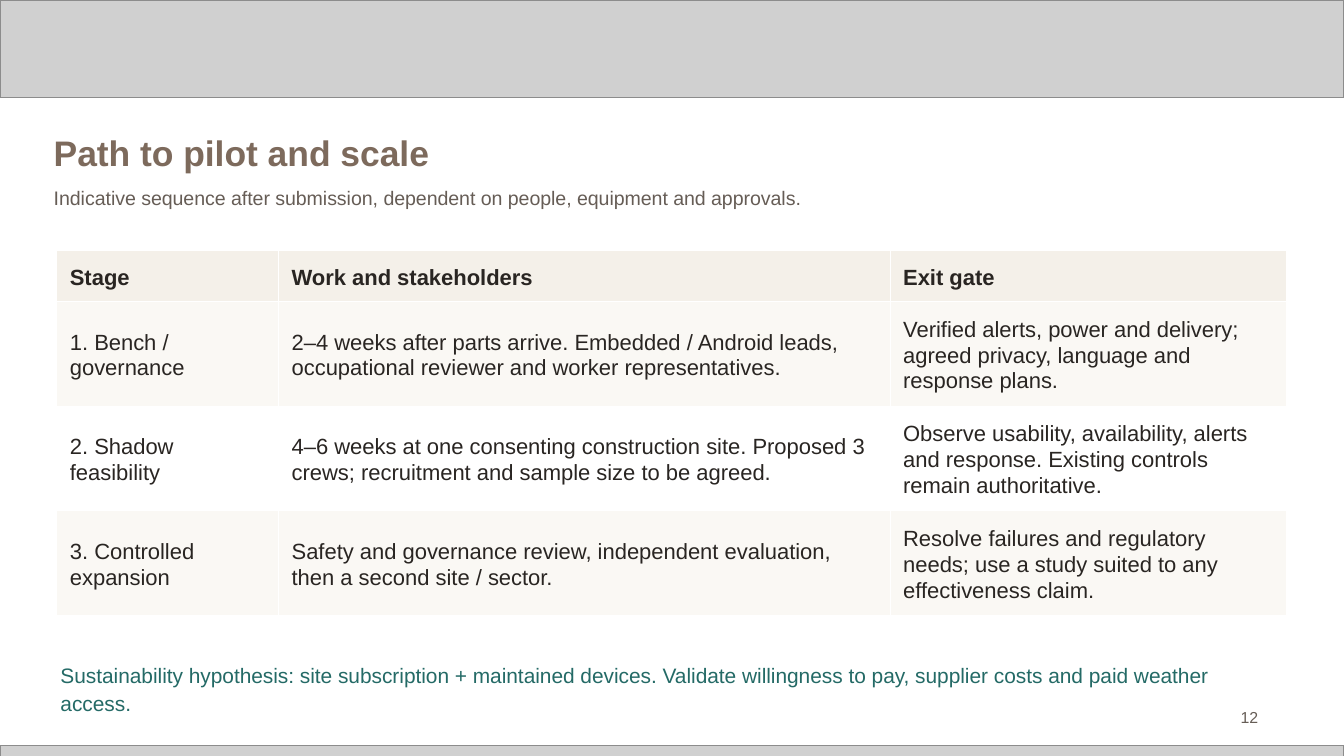
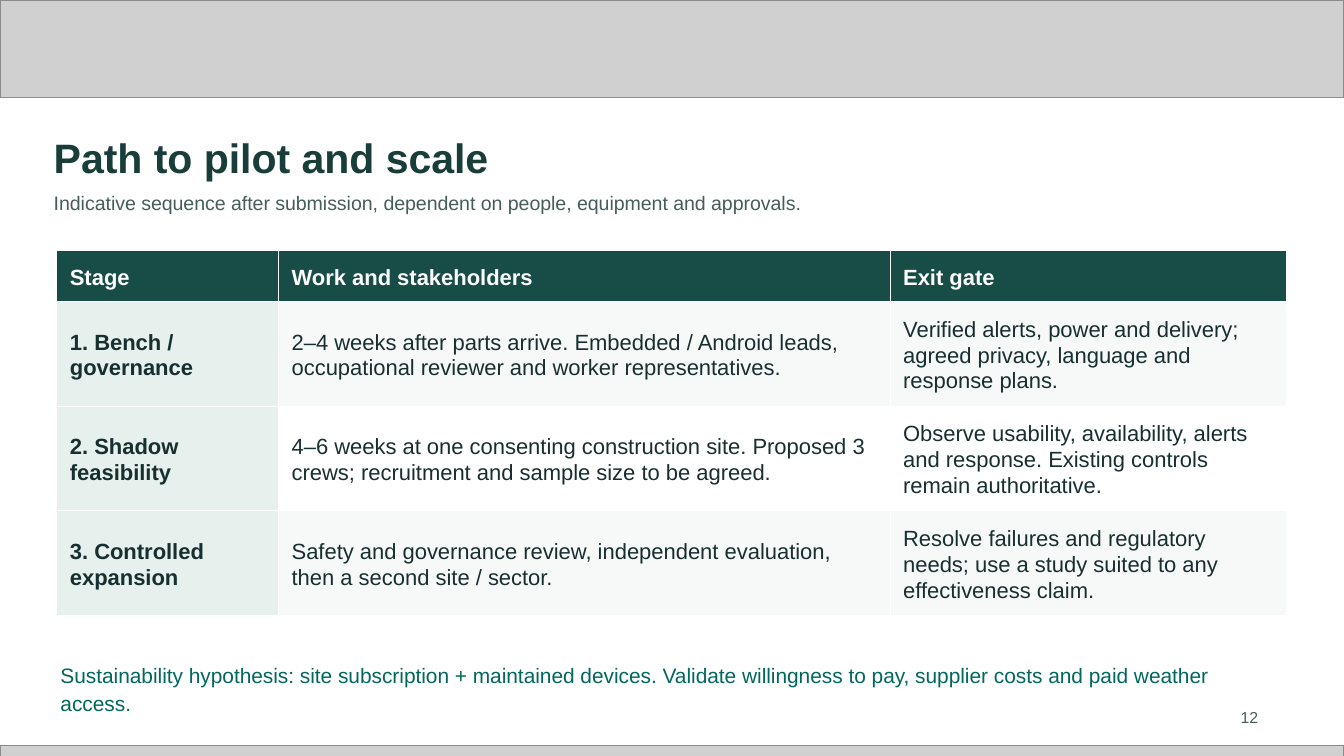
Before and after one commit to sammydamz/exaclim, a slide deck: slide 12 of downloads/submission/Exaclim_Future_Health_Submission.pptx. Drawn at 1344x756 pixels with LibreOffice and Linux fonts; fonts in the diff are those of the drawing; grey boxes stand for pictures. Boxes give left, top, right and bottom in pixels: in the first picture for what was removed or moved away, otherwise in the second. Text is boxed around its words. In the diff, an @@ line names an element or a change of style, - is before the commit and + after.

Commit message:
Improve submission slide hierarchy, evidence layout and architecture legibility

```diff
--- a/downloads/submission/Exaclim_Future_Health_Submission.pptx
+++ b/downloads/submission/Exaclim_Future_Health_Submission.pptx
@@ text "Path to pilot and scale" at box(54, 143, 489, 181): size 19 to 22 pt, text colour #7D6A5C to #193E3A @@
@@ text "Indicative sequence after submission, dependent ..." at box(54, 196, 801, 214): text colour #665D56 to #465D5B @@
@@ table at box(56, 250, 1286, 616) @@
@@ fill #F4F0E9 to #174C47 in row 1 @@
@@ fill #FAF8F4 to #E6F0EC in 2 cells @@
@@ fill #FAF8F4 to #F7F9F8 in 4 cells @@
@@ fill #FFFFFF to #E6F0EC in row 3, column 1 @@
@@ text colour #292522 to #FFFFFF in "Stage", "Work and stakeholders", "Exit gate" @@
@@ text colour #292522 to #182F30 @@
@@ bold on in "1. Bench / governance", "2. Shadow feasibility", "3. Controlled expansion" @@
@@ text "Sustainability hypothesis: site subscription + ..." at box(60, 668, 1208, 712): text colour #246A66 to #00685E @@
@@ text "12" at box(1241, 712, 1259, 723): text colour #665D56 to #465D5B @@
```
Also in this commit, not shown: 13 other slides changed, 7 other files.
